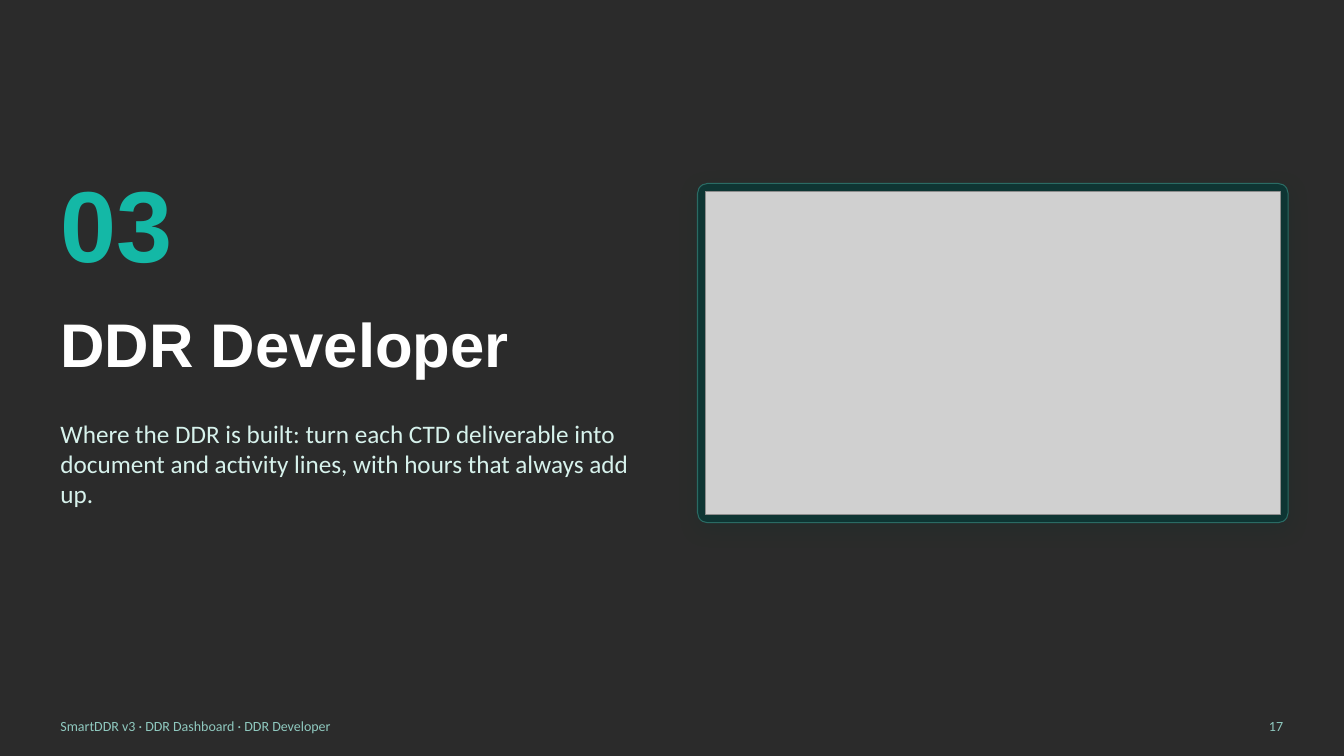
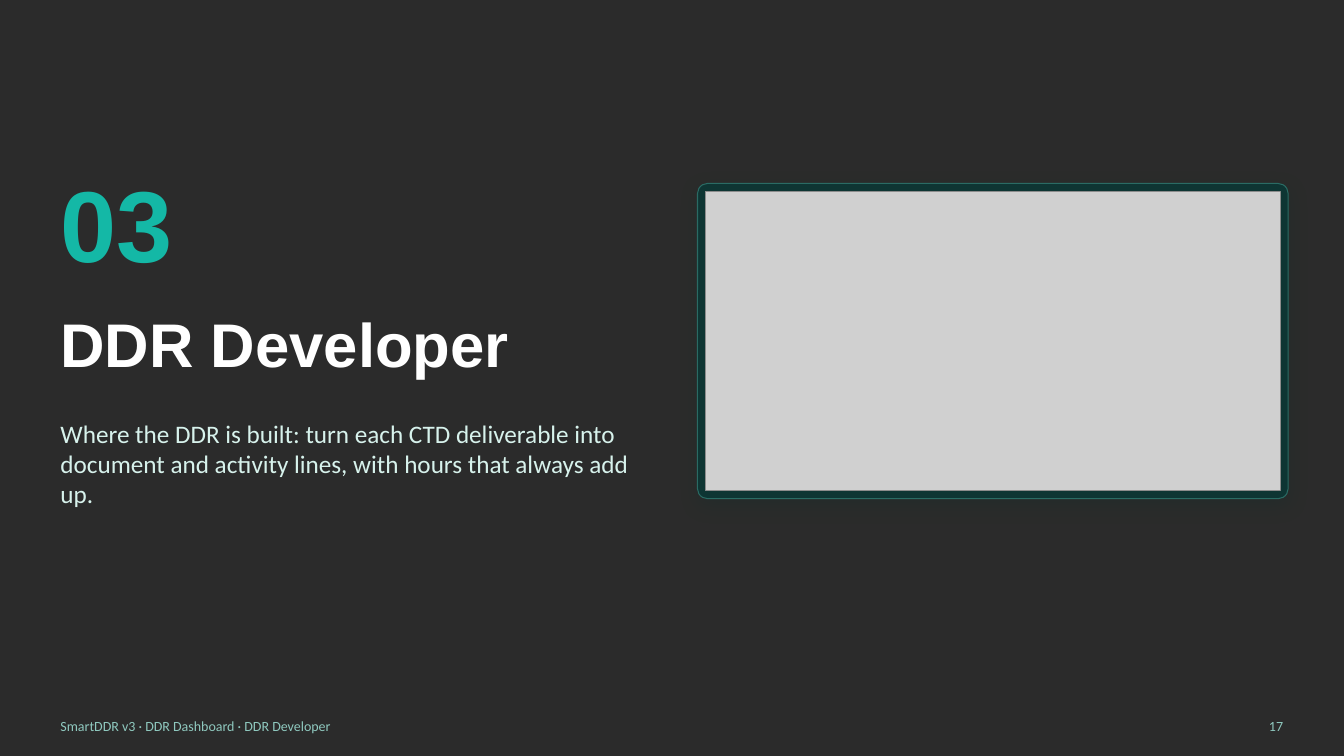
Before and after one commit to habeebpm/BlazerTest, a slide deck: slide 17 of SmartDDRv3/presentation/SmartDDR-Presentation.pptx. Drawn at 1344x756 pixels with LibreOffice and Linux fonts; fonts in the diff are those of the drawing; grey boxes stand for pictures; background and template pictures are left out; a plain dark background stands for a picture behind light text. Boxes give left, top, right and bottom in pixels: in the first picture for what was removed or moved away, otherwise in the second. Text is boxed around its words. In the diff, an @@ line names an element or a change of style, - is before the commit and + after.

```diff
--- a/SmartDDRv3/presentation/SmartDDR-Presentation.pptx
+++ b/SmartDDRv3/presentation/SmartDDR-Presentation.pptx
@@ rounded rectangle resized from (x1=698, y1=184, x2=1289, y2=523) to (x1=698, y1=184, x2=1289, y2=499) @@
@@ rounded rectangle at (x1=698, y1=184, x2=1289, y2=499): proportions changed @@
@@ picture resized from (x1=706, y1=192, x2=1280, y2=515) to (x1=706, y1=192, x2=1280, y2=491) @@
```
Also in this commit, not shown: 2 other slides changed, 9 other files.
